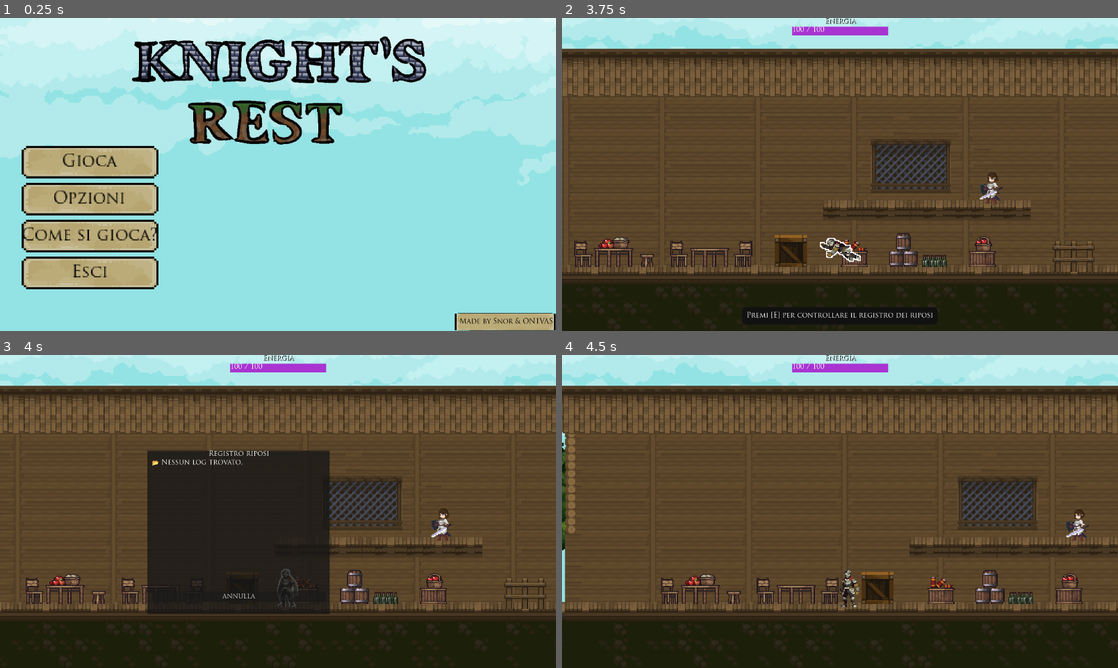
Above: before the commit, frames 1-4 (two rows, left to right).
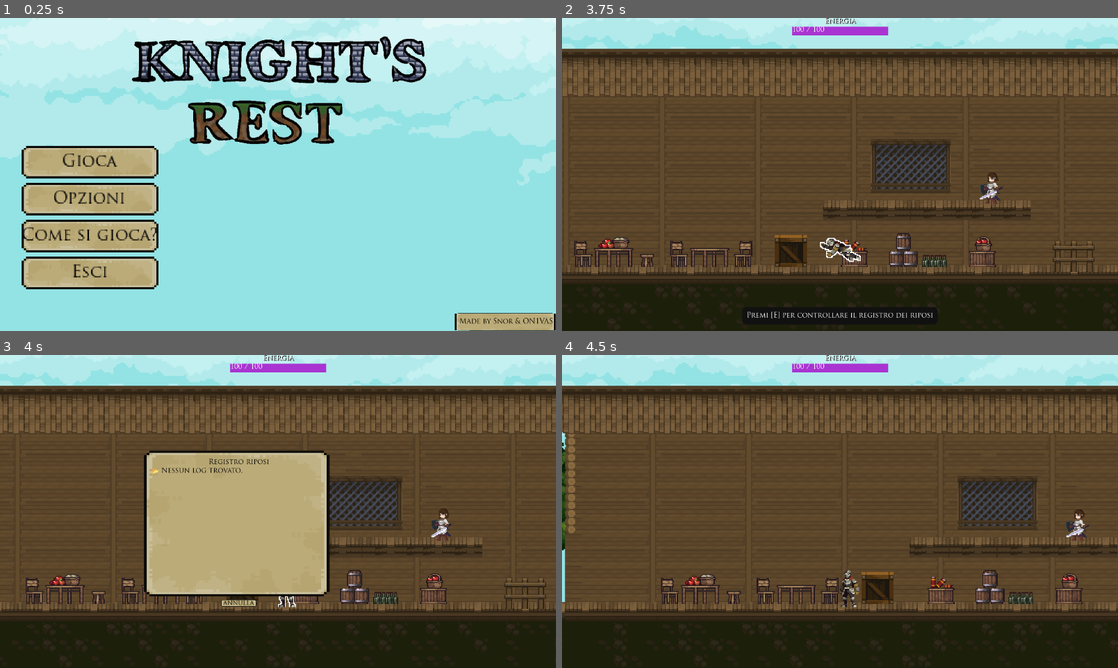
Above: after the commit, the same moments.

Repository: ON1VAS/tesiUni2025
Game: Godot game, scene res://scene/menu.tscn
Two runs of this game, one before a commit and one after it. Both use one fixed random seed, a clock stepped at 60 frames per second and the inputs below.
Inputs:
- Up to frame 1 (0.25 s): no input
- Up to frame 2 (3.75 s): click "Gioca" at 0.5 s; hold D (ui_right) 1.28-2.78 s; tap K (attackfast) at 1.35 s; tap E (ui_accept) at 1.52, 2.27 s; tap L (attackpesant) at 2.1 s; hold H (return_home) 2.78-3.53 s; hold A (ui_left) from 2.78 s (still down); tap Shift (roll) at 3.6 s
- Up to frame 3 (4 s): keep holding A (ui_left); tap E (ui_accept) at 3.77 s
- Up to frame 4 (4.5 s): release A (ui_left) at 4.25 s; click "annulla" at 4.25 s

Frames 1-2 are identical in both runs. In frame 3, 17% of the frame differs, in the area x 25-60%, y 30-83%; in frame 4, nothing differs.

Commit message:
migliorati altri hud

Diff:
--- a/scene/log_viewer.tscn
+++ b/scene/log_viewer.tscn
@@ -1,6 +1,13 @@
-[gd_scene load_steps=2 format=3 uid="uid://b037wyg1la5ql"]
+[gd_scene load_steps=6 format=3 uid="uid://b037wyg1la5ql"]
 
 [ext_resource type="Script" uid="uid://cbhq5pit0hgw8" path="res://script/log_viewer.gd" id="1_c0dvn"]
+[ext_resource type="Texture2D" uid="uid://da8moeshvudgb" path="res://testures/Legacy-Fantasy - High Forest 2.3/HUD/Base-01.png" id="2_x78dh"]
+[ext_resource type="Theme" uid="uid://c3usv1irpubfp" path="res://theme/theme2.tres" id="3_olh5i"]
+[ext_resource type="Theme" uid="uid://l2vc7oc1ypof" path="res://theme/theme1.tres" id="4_yjw1r"]
+
+[sub_resource type="AtlasTexture" id="AtlasTexture_64bpq"]
+atlas = ExtResource("2_x78dh")
+region = Rect2(0, 0, 64, 64)
 
 [node name="LogViewer" type="Control"]
 layout_mode = 3
@@ -9,26 +16,29 @@
 offset_bottom = 40.0
 script = ExtResource("1_c0dvn")
 
-[node name="ColorRect" type="ColorRect" parent="."]
+[node name="ColorRect" type="TextureRect" parent="."]
 layout_mode = 0
-offset_left = -11.0
+offset_left = -19.0
 offset_right = 409.0
-offset_bottom = 376.0
-color = Color(0.0862745, 0.0862745, 0.0862745, 0.788235)
+offset_bottom = 335.0
+texture = SubResource("AtlasTexture_64bpq")
 
 [node name="VBoxContainer" type="VBoxContainer" parent="."]
 layout_mode = 0
-offset_right = 40.0
-offset_bottom = 40.0
+offset_right = 400.0
+offset_bottom = 359.0
 
 [node name="Label" type="Label" parent="VBoxContainer"]
 layout_mode = 2
-text = "Registro riposi"
+theme = ExtResource("3_olh5i")
+text = "
+Registro riposi"
 horizontal_alignment = 1
 
 [node name="LogText" type="RichTextLabel" parent="VBoxContainer"]
 custom_minimum_size = Vector2(400, 300)
 layout_mode = 2
+theme = ExtResource("3_olh5i")
 
 [node name="HScrollBar" type="VScrollBar" parent="VBoxContainer/LogText"]
 layout_mode = 2
@@ -38,4 +48,6 @@
 
 [node name="Button" type="Button" parent="VBoxContainer"]
 layout_mode = 2
-text = "annulla"
+size_flags_horizontal = 4
+theme = ExtResource("4_yjw1r")
+text = " annulla "
--- a/scene/timer_selector.tscn
+++ b/scene/timer_selector.tscn
@@ -30,6 +30,8 @@
 layout_mode = 2
 text = "Scegli quanto tempo far riposare l'avventuriero,
 Nel mentre ti potrai dedicare a ciò che vuoi!"
+horizontal_alignment = 1
+vertical_alignment = 1
 
 [node name="Label" type="Label" parent="VBoxContainer"]
 layout_mode = 2
--- a/theme/theme2.tres
+++ b/theme/theme2.tres
@@ -3,3 +3,5 @@
 [resource]
 Label/colors/font_color = Color(0, 0, 0, 1)
 Label/colors/font_outline_color = Color(1, 1, 1, 1)
+RichTextLabel/colors/default_color = Color(0, 0, 0, 1)
+RichTextLabel/colors/font_outline_color = Color(1, 1, 1, 1)
